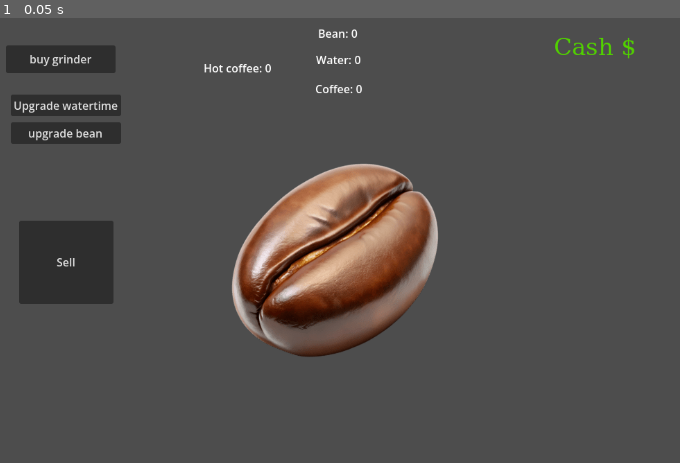
Above: before the commit, frame 1.
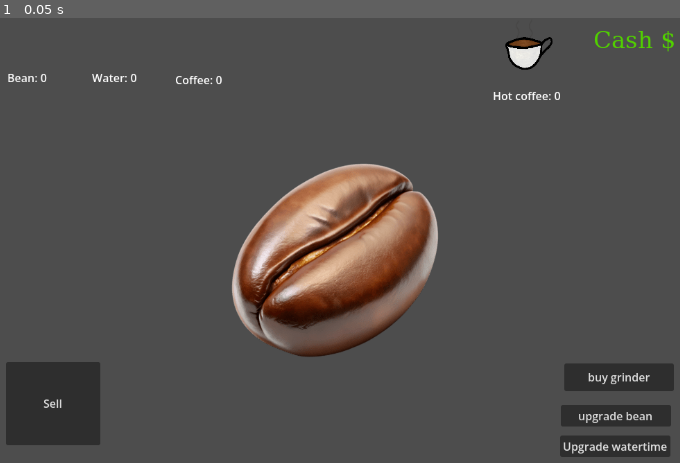
Above: after the commit, the same moment.

Repository: Boltz333/Godot_fun
Game: Godot game, scene res://main.tscn
Two runs of this game, one before a commit and one after it. Both use one fixed random seed, a clock stepped at 60 frames per second and the inputs below.
Inputs:
- Up to frame 1 (0.05 s): no input

The runs differ from the first frame. In frame 1, 11% of the frame differs, in the area x 0-100%, y 2-99%.

Commit message:
picture and moving shit around

Diff:
--- a/main.tscn
+++ b/main.tscn
@@ -3,6 +3,7 @@
 [ext_resource type="Script" uid="uid://sw1feuos37av" path="res://control.gd" id="1_ig7tw"]
 [ext_resource type="Texture2D" uid="uid://d1mli4ilk5pyq" path="res://pictures/Coffee.png" id="2_0xm2m"]
 [ext_resource type="Script" uid="uid://dgk7jvl8dc8mc" path="res://timer.gd" id="3_h2yge"]
+[ext_resource type="Texture2D" uid="uid://4yjdm4c3hxbx" path="res://pictures/Hot coffee.png" id="4_1bvp3"]
 
 [sub_resource type="FontFile" id="FontFile_h2yge"]
 cache/0/variation_coordinates = {}
@@ -44,19 +45,19 @@
 
 [node name="upgrade_water" type="Button" parent="Control" unique_id=393647513]
 layout_mode = 0
-offset_left = 204.0
-offset_top = 85.0
-offset_right = 363.0
-offset_bottom = 116.0
+offset_left = 996.0
+offset_top = 577.0
+offset_right = 1155.0
+offset_bottom = 608.0
 text = "Upgrade watertime"
 
 [node name="bean" type="Label" parent="Control" unique_id=1109461341]
 layout_mode = 1
 anchors_preset = -1
-anchor_left = 15.3029995
-anchor_top = -1.267
-anchor_right = 15.3029995
-anchor_bottom = -1.267
+anchor_left = 4.1029997
+anchor_top = 0.333
+anchor_right = 4.1029997
+anchor_bottom = 0.333
 offset_left = 34.879997
 offset_top = 35.68
 offset_right = 95.88
@@ -66,10 +67,10 @@
 
 [node name="coffee" type="Label" parent="Control" unique_id=504540207]
 layout_mode = 0
-offset_left = 643.0
-offset_top = 65.0
-offset_right = 711.0
-offset_bottom = 103.0
+offset_left = 441.0
+offset_top = 52.0
+offset_right = 509.0
+offset_bottom = 75.0
 text = "Coffee: 0"
 
 [node name="Button" type="Button" parent="Control" unique_id=521894745]
@@ -94,10 +95,10 @@
 
 [node name="water" type="Label" parent="Control" unique_id=2129316658]
 layout_mode = 0
-offset_left = 644.0
-offset_top = 23.0
-offset_right = 725.0
-offset_bottom = 67.0
+offset_left = 321.0
+offset_top = 49.0
+offset_right = 402.0
+offset_bottom = 73.0
 text = "Water: 0"
 
 [node name="hotcoffee" type="Label" parent="Control" unique_id=1245964426]
@@ -105,10 +106,10 @@
 anchors_preset = -1
 anchor_right = 8.254001
 anchor_bottom = 5.1580005
-offset_left = 482.0
-offset_top = 35.0
-offset_right = 249.83997
-offset_bottom = -148.32002
+offset_left = 899.0
+offset_top = 75.0
+offset_right = 666.83997
+offset_bottom = -108.32002
 text = "Hot coffee: 0"
 
 [node name="sell_coffee" type="Button" parent="Control" unique_id=1148750308]
@@ -116,27 +117,27 @@
 anchors_preset = -1
 anchor_right = 1.0
 anchor_bottom = 0.77500004
-offset_left = 216.0
-offset_top = 267.0
-offset_right = 312.0
-offset_bottom = 356.0
+offset_left = 197.0
+offset_top = 471.0
+offset_right = 293.0
+offset_bottom = 560.0
 text = "Sell"
 
 [node name="money" type="Label" parent="Control" unique_id=349490042]
 layout_mode = 0
-offset_left = 987.0
-offset_top = 1.0
-offset_right = 1087.0
-offset_bottom = 47.0
+offset_left = 1044.0
+offset_top = -9.0
+offset_right = 1183.0
+offset_bottom = 37.0
 text = "Cash $"
 label_settings = SubResource("LabelSettings_1bvp3")
 
 [node name="upgrade_bean" type="Button" parent="Control" unique_id=1790783454]
 layout_mode = 0
-offset_left = 204.0
-offset_top = 125.0
-offset_right = 363.0
-offset_bottom = 156.0
+offset_left = 997.0
+offset_top = 533.0
+offset_right = 1156.0
+offset_bottom = 564.0
 text = "upgrade bean"
 
 [node name="boiler_timer" type="Timer" parent="Control" unique_id=883607084]
@@ -147,11 +148,16 @@
 
 [node name="buy_grinder" type="Button" parent="Control" unique_id=790566276]
 layout_mode = 0
-offset_left = 197.0
-offset_top = 14.0
-offset_right = 355.0
-offset_bottom = 54.0
+offset_left = 1002.0
+offset_top = 473.0
+offset_right = 1160.0
+offset_bottom = 513.0
 text = "buy grinder"
+
+[node name="HotCoffee" type="Sprite2D" parent="Control" unique_id=198476577]
+position = Vector2(951, 54)
+scale = Vector2(0.31650007, 0.34299996)
+texture = ExtResource("4_1bvp3")
 
 [connection signal="pressed" from="Control/upgrade_water" to="Control" method="_on_upgrade_water_pressed"]
 [connection signal="pressed" from="Control/Button" to="Control" method="_on_button_pressed"]
Binary file added: pictures/Hot coffee.png
Not shown, added: pictures/Hot coffee.png.import
